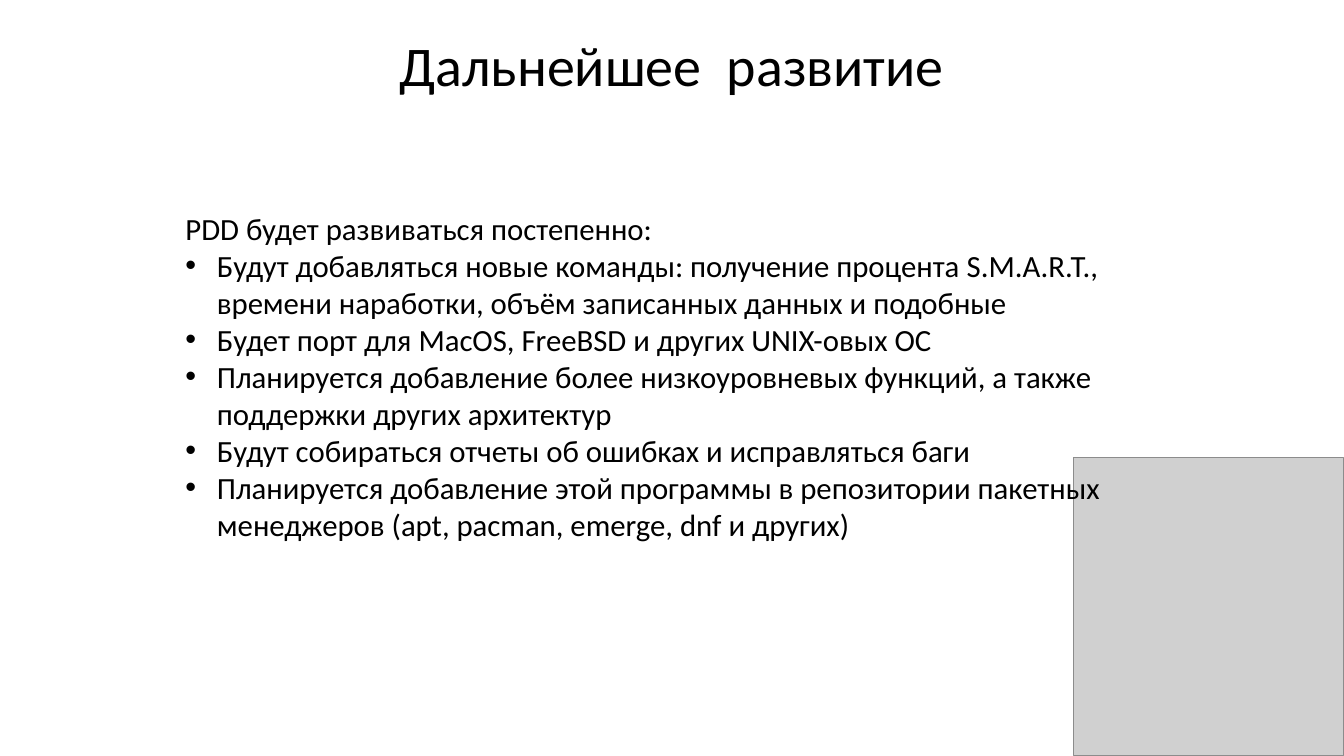
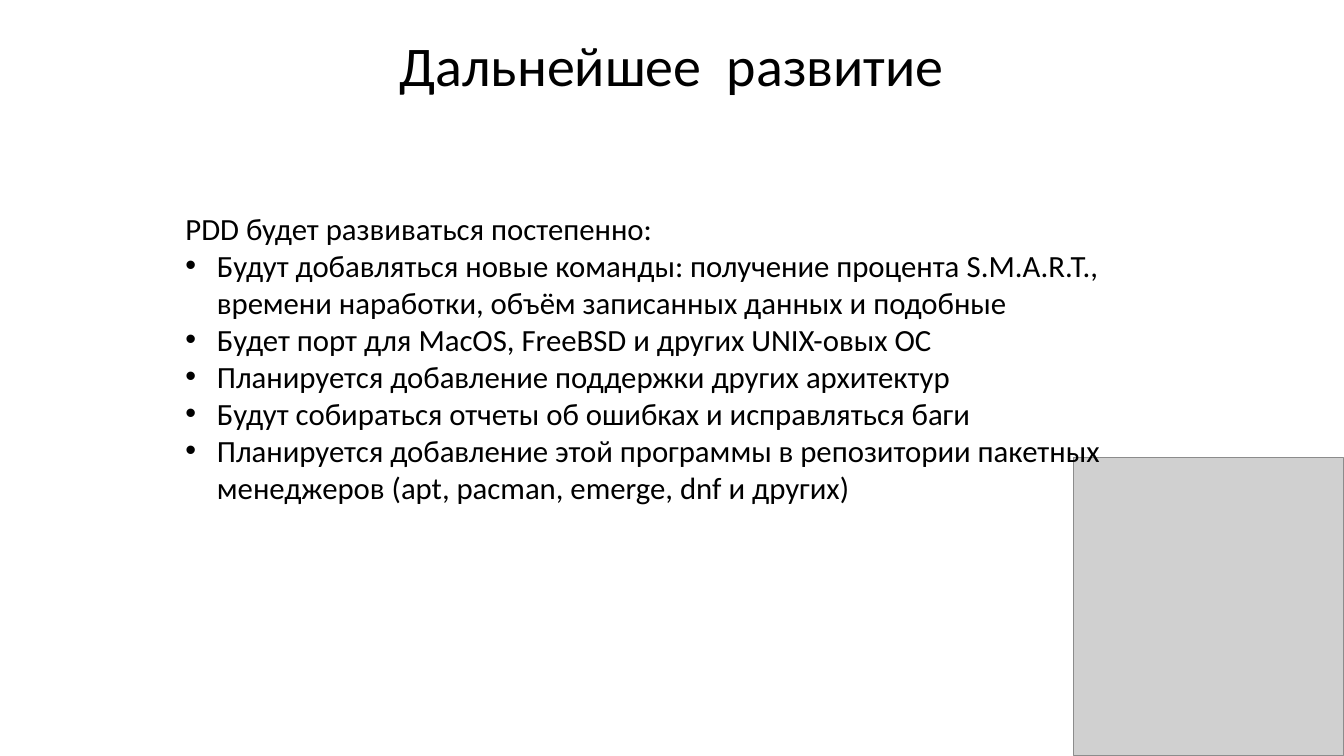
Before and after one commit to Arbuzz33/PDD, a slide deck: slide 7 of docs/PDD.pptx (slide 10 before the commit). Drawn at 1344x756 pixels with LibreOffice and Linux fonts; fonts in the diff are those of the drawing; grey boxes stand for pictures. Boxes give left, top, right and bottom in pixels: in the first picture for what was removed or moved away, otherwise in the second. Text is boxed around its words. In the diff, an @@ line names an element or a change of style, - is before the commit and + after.

```diff
--- a/docs/PDD.pptx
+++ b/docs/PDD.pptx
@@ text at box(217, 367, 950, 393): text changed @@
-• Планируется добавление более низкоуровневых функций, а также поддержки других архитектур
+• Планируется добавление поддержки других архитектур
```
Also in this commit, not shown: 2 other slides changed, 3 slides removed.
